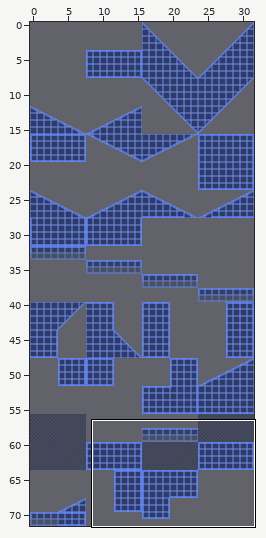
One commit to this Tiled map: assets/levels/R0/tilemap128.tmx. Above: a wide view before the commit, with the close-up outlined.
Close-up. Old version:
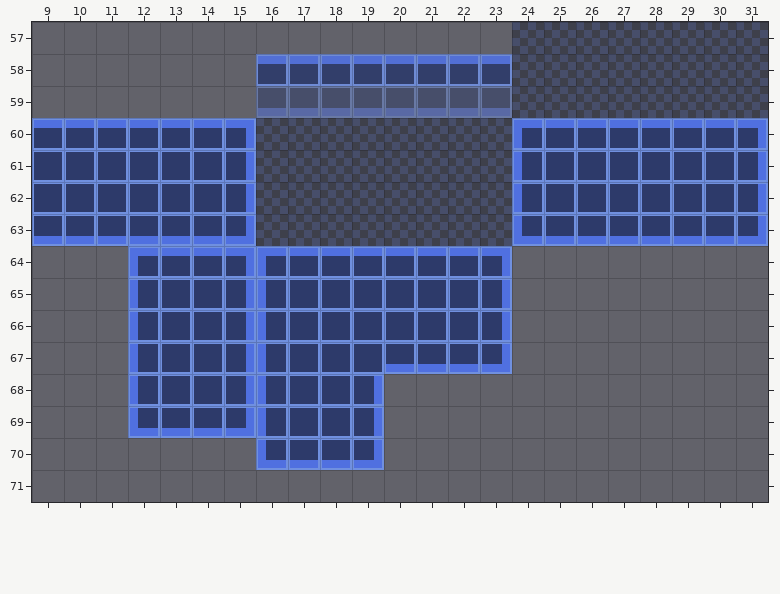
Cells are 16x16 px. Shown: x 9..31, y 57..71.
After the commit:
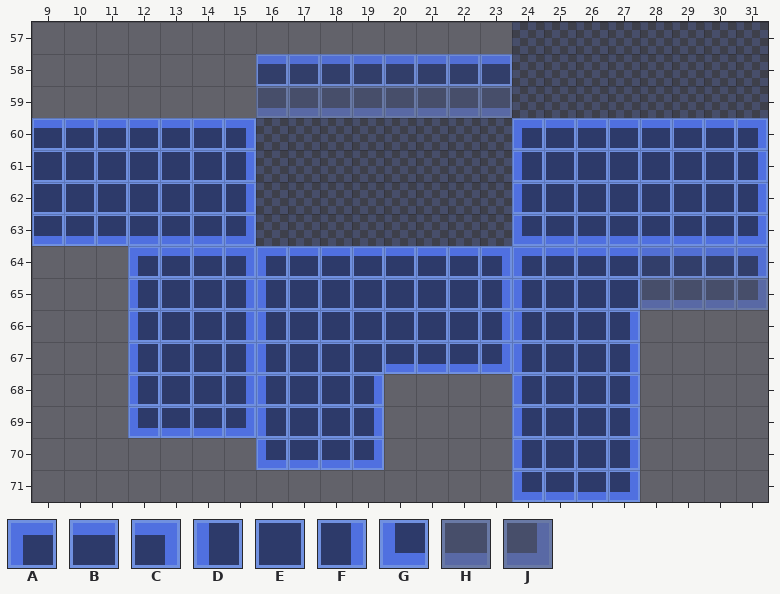
Key: from "16x16": A 1, B 2, C 3, D 9, E 10, F 11, G 17, H 18, J 19.
_ is an empty cell, . an unchanged one.
See-through tiles are keyed as they look on the map.
Diff:
--- layer "solid"
@@ x 24..27 @@
-64 ____
-65 ____
-66 ____
-67 ____
-68 ____
-69 ____
-70 ____
-71 ____
+64 ABBB
+65 DEEE
+66 DEEF
+67 DEEF
+68 DEEF
+69 DEEF
+70 DEEF
+71 GHHJ
--- layer "oneway"
@@ x 28..31 @@
-64 ____
+64 BBBC
--- layer "none"
@@ x 28..31 @@
-65 ____
+65 HHHJ
